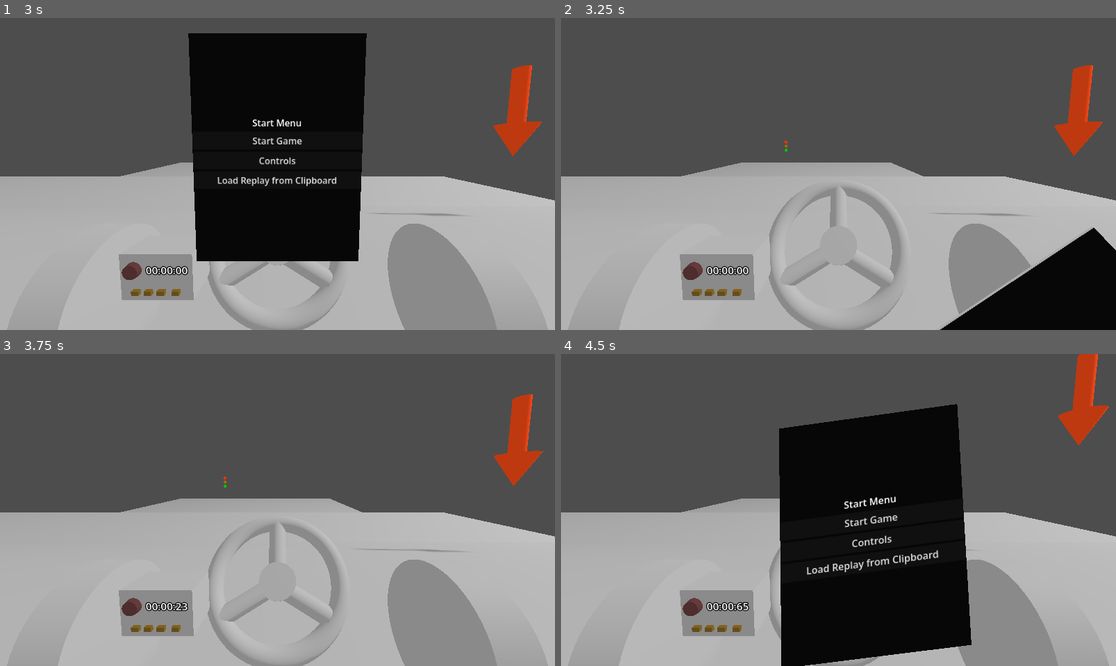
Above: before the commit, frames 1-4 (two rows, left to right).
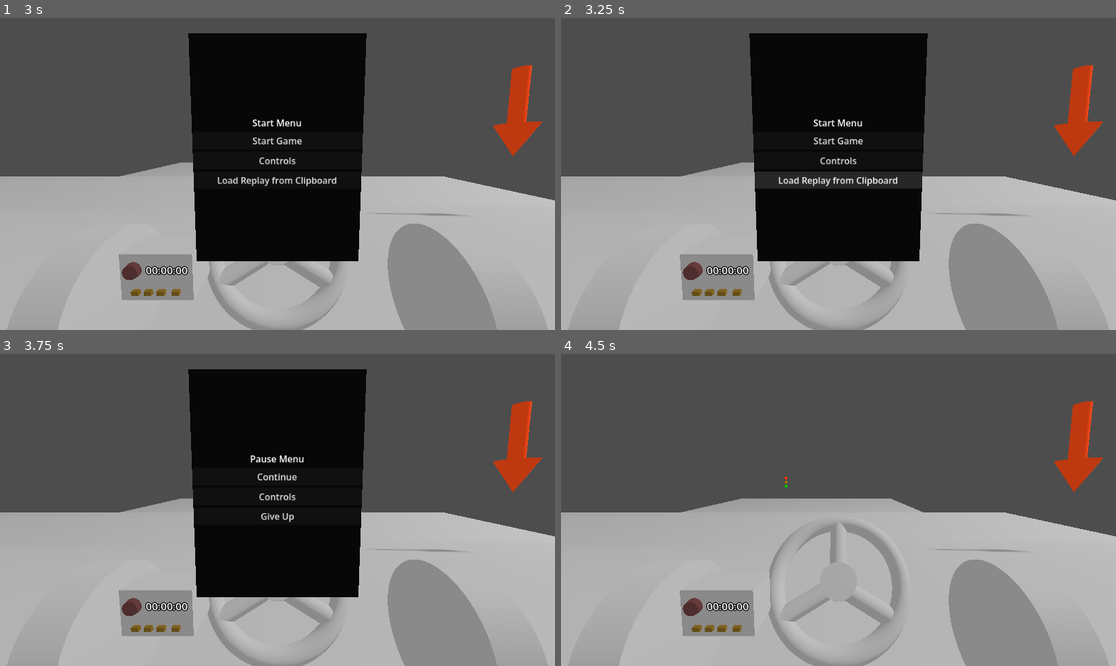
Above: after the commit, the same moments.

Repository: Lievven/connections
Game: Godot game, scene res://test_scene.tscn
Two runs of this game, one before a commit and one after it. Both use one fixed random seed, a clock stepped at 60 frames per second and the inputs below.
Inputs (mouse positions are in pixels of both pictures, inside the frame that each line leads up to):
- Up to frame 1 (3 s): tap Enter at 0.5, 2 s; move the mouse to (249, 236) at 0.52 s; hold Ctrl (break) 0.53-1.28 s; hold Space (accelerate) 0.53-2.03 s; click (249, 236) at 0.67 s; move the mouse to (444, 220) at 1.27 s; tap Ctrl (break) at 1.35, 2.85 s; move the mouse to (111, 127) at 2.02 s; hold Ctrl (break) 2.03-2.78 s; hold Left from 2.03 s (still down); tap Space (accelerate) at 2.75 s; move the mouse to (305, 174) at 2.77 s; click (305, 174) at 2.92 s
- Up to frame 2 (3.25 s): keep holding Left
- Up to frame 3 (3.75 s): move the mouse to (194, 432) at 3.52 s; release Left at 3.53 s; hold Down (ui_down) from 3.53 s (still down); hold Ctrl (break) from 3.53 s (still down)
- Up to frame 4 (4.5 s): tap Escape (pause) at 4.15 s; move the mouse to (960, 494) at 4.27 s; release Down (ui_down) at 4.28 s; release Ctrl (break) at 4.28 s; hold Right from 4.28 s (still down); tap Ctrl (break) at 4.35 s

Frame 1 is identical in both runs. In frame 2, 28% of the frame differs, in the area x 33-100%, y 4-100%; in frame 3, 23%; in frame 4, 27%.
Error before the commit: Out of bounds get index '0' (on base: 'Array[float]') (res://drive_path.gd:41)
Error after the commit: Out of bounds get index '0' (on base: 'Array[float]') (res://utilities/drive_path.gd:43)

Commit message:
Cleaned up project structure. Implemented Replay Export & Import.

Diff:
--- a/connection_manager.gd
+++ b/connection_manager.gd
@@ -5,6 +5,8 @@
 signal surrender_run
 signal start_new_run
 signal win_run
+signal export_replay
+signal import_replay
 
 
 var is_menu_active = false
--- a/pause_menu.gd
+++ b/menus/pause_menu.gd
@@ -90,9 +90,9 @@
 func _load_replay() -> void:
 	if not connection_manager.is_menu_active:
 		return
-	# TODO: implement loading replay
+	switch_menu(Menu.PAUSE)
+	connection_manager.import_replay.emit()
 	connection_manager.start_replay.emit()
-	phone_menu.deactivate_menu()
 
 
 func _start_replay() -> void:
@@ -105,7 +105,7 @@
 func _copy_replay() -> void:
 	if not connection_manager.is_menu_active:
 		return
-	print("COPY REPLAY")
+	connection_manager.export_replay.emit()
 
 
 func _return_to_main_menu() -> void:
--- a/pause_menu.tscn
+++ b/menus/pause_menu.tscn
@@ -1,6 +1,6 @@
 [gd_scene format=3 uid="uid://dl7on1flvjpxf"]
 
-[ext_resource type="Script" uid="uid://biocvt642osuq" path="res://pause_menu.gd" id="1_hdmo1"]
+[ext_resource type="Script" uid="uid://biocvt642osuq" path="res://menus/pause_menu.gd" id="1_hdmo1"]
 
 [node name="PauseMenu" type="Control" unique_id=2089833742]
 custom_minimum_size = Vector2(300, 400)
--- a/phone_menu.tscn
+++ b/menus/phone_menu.tscn
@@ -1,7 +1,7 @@
 [gd_scene format=3 uid="uid://dyhc35lhjsnfs"]
 
-[ext_resource type="Script" uid="uid://cycmg5b8v65gc" path="res://phone_menu.gd" id="1_v4yfp"]
-[ext_resource type="PackedScene" uid="uid://dl7on1flvjpxf" path="res://pause_menu.tscn" id="1_xywsr"]
+[ext_resource type="Script" uid="uid://cycmg5b8v65gc" path="res://menus/phone_menu.gd" id="1_v4yfp"]
+[ext_resource type="PackedScene" uid="uid://dl7on1flvjpxf" path="res://menus/pause_menu.tscn" id="1_xywsr"]
 
 [sub_resource type="BoxMesh" id="BoxMesh_7cbxl"]
 size = Vector3(0.3, 0.4, 0.01)
@@ -63,5 +63,6 @@
 
 [node name="PauseMenu" parent="Sprite3D/SubViewport" unique_id=2089833742 node_paths=PackedStringArray("phone_menu") instance=ExtResource("1_xywsr")]
 phone_menu = NodePath("../../..")
+switch_menu_time = 0.5
 
 [connection signal="input_event" from="Sprite3D/Area3D" to="Sprite3D" method="_on_input_event"]
--- a/vehicles/radio_interface.tscn
+++ b/menus/radio_interface.tscn
@@ -1,6 +1,6 @@
 [gd_scene format=3 uid="uid://bs6816iukwwmo"]
 
-[ext_resource type="Script" uid="uid://dgth6emwjoo72" path="res://vehicles/radio_interface.gd" id="1_gftep"]
+[ext_resource type="Script" uid="uid://dgth6emwjoo72" path="res://menus/radio_interface.gd" id="1_gftep"]
 
 [sub_resource type="BoxMesh" id="BoxMesh_3srsj"]
 size = Vector3(0.2, 0.2, 0.3)
--- a/test_scene.tscn
+++ b/test_scene.tscn
@@ -1,12 +1,12 @@
 [gd_scene format=3 uid="uid://bvd6yq4ljpman"]
 
-[ext_resource type="PackedScene" uid="uid://dyhc35lhjsnfs" path="res://phone_menu.tscn" id="2_8pr8v"]
+[ext_resource type="PackedScene" uid="uid://dyhc35lhjsnfs" path="res://menus/phone_menu.tscn" id="2_8pr8v"]
+[ext_resource type="Script" uid="uid://b3i36872q1ksy" path="res://utilities/choice_path.gd" id="3_8pr8v"]
 [ext_resource type="PackedScene" uid="uid://c4845dvr05npt" path="res://vehicles/vehicle_body.tscn" id="3_sasra"]
-[ext_resource type="PackedScene" uid="uid://hqh8o2gdyqi" path="res://checkpoint.tscn" id="5_2nij2"]
-[ext_resource type="Script" uid="uid://b3i36872q1ksy" path="res://choice_path.gd" id="6_7cbxl"]
-[ext_resource type="PackedScene" uid="uid://bq72yucdwefcj" path="res://bike_spawner.tscn" id="6_8pr8v"]
-[ext_resource type="PackedScene" uid="uid://c4ttgqecubvhg" path="res://drive_path.tscn" id="6_buypi"]
-[ext_resource type="PackedScene" uid="uid://duwyyuvh5oc7d" path="res://traffic_light.tscn" id="7_8pr8v"]
+[ext_resource type="PackedScene" uid="uid://hqh8o2gdyqi" path="res://utilities/checkpoint.tscn" id="5_2nij2"]
+[ext_resource type="PackedScene" uid="uid://bq72yucdwefcj" path="res://utilities/bike_spawner.tscn" id="6_8pr8v"]
+[ext_resource type="PackedScene" uid="uid://c4ttgqecubvhg" path="res://utilities/drive_path.tscn" id="6_buypi"]
+[ext_resource type="PackedScene" uid="uid://duwyyuvh5oc7d" path="res://utilities/traffic_light.tscn" id="7_8pr8v"]
 
 [sub_resource type="BoxShape3D" id="BoxShape3D_6adnx"]
 size = Vector3(100, 14, 100)
@@ -150,47 +150,40 @@
 [node name="Marker" type="Marker3D" parent="VehicleBody3D" unique_id=18874712]
 transform = Transform3D(0.2963583, 0.18280986, -0.9374179, -0.9550768, 0.05672551, -0.29087874, 9.1749985e-09, 0.9815104, 0.19140853, -0.3947153, 0.4856944, -0.13423538)
 
-[node name="ChoicePath" type="Path3D" parent="." unique_id=1315854618 node_paths=PackedStringArray("connections")]
+[node name="ChoicePath" type="Path3D" parent="." unique_id=1315854618]
 transform = Transform3D(1, 0, 0, 0, 1, 0, 0, 0, 1, 0, 8, 39)
 curve = SubResource("Curve3D_8pr8v")
-script = ExtResource("6_7cbxl")
-connections = [NodePath("ChoicePath4"), NodePath("ChoicePath2")]
-metadata/_custom_type_script = "uid://b3i36872q1ksy"
-
-[node name="ChoicePath4" type="Path3D" parent="ChoicePath" unique_id=747784266 node_paths=PackedStringArray("connections")]
+script = ExtResource("3_8pr8v")
+metadata/_custom_type_script = "uid://b3i36872q1ksy"
+
+[node name="ChoicePath4" type="Path3D" parent="ChoicePath" unique_id=747784266]
 transform = Transform3D(1, 0, 0, 0, 1, 0, 0, 0, 1, 8, -3, -23)
 curve = SubResource("Curve3D_rpuu0")
-script = ExtResource("6_7cbxl")
-connections = [NodePath("../ChoicePath")]
-max_bikes = 3
-metadata/_custom_type_script = "uid://b3i36872q1ksy"
-
-[node name="ChoicePath" type="Path3D" parent="ChoicePath" unique_id=1984186258 node_paths=PackedStringArray("traffic_light", "connections")]
+script = ExtResource("3_8pr8v")
+metadata/_custom_type_script = "uid://b3i36872q1ksy"
+
+[node name="ChoicePath" type="Path3D" parent="ChoicePath" unique_id=1984186258]
 transform = Transform3D(1, 0, 0, 0, 1, 0, 0, 0, 1, 0, -3, -39)
 curve = SubResource("Curve3D_buypi")
-script = ExtResource("6_7cbxl")
-traffic_light = NodePath("../../TrafficLight")
-connections = [NodePath("../ChoicePath5")]
-metadata/_custom_type_script = "uid://b3i36872q1ksy"
-
-[node name="ChoicePath2" type="Path3D" parent="ChoicePath" unique_id=1126348419 node_paths=PackedStringArray("connections")]
+script = ExtResource("3_8pr8v")
+metadata/_custom_type_script = "uid://b3i36872q1ksy"
+
+[node name="ChoicePath2" type="Path3D" parent="ChoicePath" unique_id=1126348419]
 transform = Transform3D(1, 0, 0, 0, 1, 0, 0, 0, 1, -14, -4, -28)
 curve = SubResource("Curve3D_njel3")
-script = ExtResource("6_7cbxl")
-connections = [NodePath("../ChoicePath3")]
+script = ExtResource("3_8pr8v")
 metadata/_custom_type_script = "uid://b3i36872q1ksy"
 
 [node name="ChoicePath3" type="Path3D" parent="ChoicePath" unique_id=1012526824]
 transform = Transform3D(1, 0, 0, 0, 1, 0, 0, 0, 1, 31, -6, -114)
 curve = SubResource("Curve3D_vr1i5")
-script = ExtResource("6_7cbxl")
-metadata/_custom_type_script = "uid://b3i36872q1ksy"
-
-[node name="ChoicePath5" type="Path3D" parent="ChoicePath" unique_id=1034848467 node_paths=PackedStringArray("connections")]
+script = ExtResource("3_8pr8v")
+metadata/_custom_type_script = "uid://b3i36872q1ksy"
+
+[node name="ChoicePath5" type="Path3D" parent="ChoicePath" unique_id=1034848467]
 transform = Transform3D(1, 0, 0, 0, 1, 0, 0, 0, 1, 26, 0, -135)
 curve = SubResource("Curve3D_coq8p")
-script = ExtResource("6_7cbxl")
-connections = [NodePath("../ChoicePath3")]
+script = ExtResource("3_8pr8v")
 metadata/_custom_type_script = "uid://b3i36872q1ksy"
 
 [node name="BikeSpawner" parent="ChoicePath" unique_id=1282200984 node_paths=PackedStringArray("entry_path") instance=ExtResource("6_8pr8v")]
--- a/ChoicePath.tscn
+++ b/utilities/ChoicePath.tscn
@@ -1,6 +1,6 @@
 [gd_scene format=3 uid="uid://hbo41845be8g"]
 
-[ext_resource type="Script" uid="uid://b3i36872q1ksy" path="res://choice_path.gd" id="1_a8kw0"]
+[ext_resource type="Script" uid="uid://b3i36872q1ksy" path="res://utilities/choice_path.gd" id="1_a8kw0"]
 
 [node name="ChoicePath" type="Path3D" unique_id=747330257]
 script = ExtResource("1_a8kw0")
--- a/bike_spawner.tscn
+++ b/utilities/bike_spawner.tscn
@@ -1,6 +1,6 @@
 [gd_scene format=3 uid="uid://bq72yucdwefcj"]
 
-[ext_resource type="Script" uid="uid://dgmehr15q7ur5" path="res://bike_spawner.gd" id="1_0fhwy"]
+[ext_resource type="Script" uid="uid://dgmehr15q7ur5" path="res://utilities/bike_spawner.gd" id="1_0fhwy"]
 [ext_resource type="PackedScene" uid="uid://d15y0x3eg26qp" path="res://vehicles/character_bike.tscn" id="2_o0hno"]
 
 [node name="BikeSpawner" type="Area3D" unique_id=1927963118]
--- a/checkpoint.tscn
+++ b/utilities/checkpoint.tscn
@@ -1,7 +1,7 @@
 [gd_scene format=3 uid="uid://hqh8o2gdyqi"]
 
-[ext_resource type="Material" uid="uid://cc1rverjnfna8" path="res://checkpoint_arrow_material.tres" id="1_luqgl"]
-[ext_resource type="Script" uid="uid://dbu3o3jdea6cg" path="res://checkpoint.gd" id="1_r6hke"]
+[ext_resource type="Material" uid="uid://cc1rverjnfna8" path="res://utilities/checkpoint_arrow_material.tres" id="1_luqgl"]
+[ext_resource type="Script" uid="uid://dbu3o3jdea6cg" path="res://utilities/checkpoint.gd" id="1_r6hke"]
 
 [sub_resource type="CylinderMesh" id="CylinderMesh_njsvn"]
 top_radius = 1.0
--- a/drive_path.gd
+++ b/utilities/drive_path.gd
@@ -18,6 +18,8 @@
 
 func _ready() -> void:
 	connection_manager.start_replay.connect(start_replay)
+	connection_manager.import_replay.connect(import_drive_path)
+	connection_manager.export_replay.connect(export_drive_path)
 
 
 func _process(delta: float) -> void:
@@ -101,3 +103,73 @@
 	steerings.clear()
 	last_timestamp = 0
 	replay_step = 0
+
+
+func import_drive_path():
+	var json = JSON.new()
+	var sanity_check = json.parse(DisplayServer.clipboard_get())
+	if sanity_check != OK:
+		print("INVALID JSON")
+		return
+
+	var dict = json.data
+
+	timestamps.assign(dict["timestamps"])
+	if not timestamps:
+		print("NO VALID TIMESTAMPS")
+		return
+	var sample_count = timestamps.size()
+
+	if not dict["bases"] or dict["bases"].size() != sample_count:
+		print("NO VALID BASES")
+		return
+	angles = []
+	angles.resize(sample_count)
+	var i = 0
+	for b in dict["bases"]:
+		angles[i] = read_base(b)
+		i+= 1
+
+	steerings.assign(dict["steerings"])
+	if not steerings or steerings.size() != sample_count:
+		print("NO VALID STEERING")
+		return
+
+	var points = dict["points"]
+	if not points or points.size() != sample_count:
+		print("NO VALID POINTS")
+		return
+	curve.clear_points()
+	for p in points:
+		curve.add_point(read_vector(p))
+
+
+func export_drive_path():
+	print("EXPORT")
+	var dict: Dictionary = {}
+	var points: Array[Vector3] = []
+	points.resize(curve.point_count)
+	for i in curve.point_count:
+		points[i] = curve.get_point_position(i)
+
+	dict["points"] = points
+	dict["timestamps"] = timestamps
+	dict["bases"] = angles
+	dict["steerings"] = steerings
+
+	var path: String = JSON.stringify(dict)
+	DisplayServer.clipboard_set(path)
+
+
+func read_vector(stringified: String) -> Vector3:
+	var num_strings = stringified.remove_chars("XYZ[()]:,").split(" ")
+	return Vector3(num_strings[0].to_float(), num_strings[1].to_float(), num_strings[2].to_float())
+
+
+func read_base(stringified: String) -> Basis:
+	var new_base = Basis()
+	var num_strings = stringified.remove_chars("XYZ[()]:,").split(" ")
+	new_base.x = Vector3(num_strings[1].to_float(), num_strings[2].to_float(), num_strings[3].to_float())
+	new_base.y = Vector3(num_strings[5].to_float(), num_strings[6].to_float(), num_strings[7].to_float())
+	new_base.z = Vector3(num_strings[9].to_float(), num_strings[10].to_float(), num_strings[11].to_float())
+	return new_base
--- a/drive_path.tscn
+++ b/utilities/drive_path.tscn
@@ -1,6 +1,6 @@
 [gd_scene format=3 uid="uid://c4ttgqecubvhg"]
 
-[ext_resource type="Script" uid="uid://c121ns2voswji" path="res://drive_path.gd" id="1_8nmjh"]
+[ext_resource type="Script" uid="uid://c121ns2voswji" path="res://utilities/drive_path.gd" id="1_8nmjh"]
 
 [sub_resource type="Curve3D" id="Curve3D_8nmjh"]
 
--- a/traffic_light.tscn
+++ b/utilities/traffic_light.tscn
@@ -1,6 +1,6 @@
 [gd_scene format=3 uid="uid://duwyyuvh5oc7d"]
 
-[ext_resource type="Script" uid="uid://bvu6amg1y45ba" path="res://traffic_light.gd" id="1_4ucqr"]
+[ext_resource type="Script" uid="uid://bvu6amg1y45ba" path="res://utilities/traffic_light.gd" id="1_4ucqr"]
 
 [sub_resource type="SphereMesh" id="SphereMesh_qpq6m"]
 radius = 0.25
--- a/vehicles/vehicle_body.tscn
+++ b/vehicles/vehicle_body.tscn
@@ -1,7 +1,7 @@
 [gd_scene format=3 uid="uid://c4845dvr05npt"]
 
 [ext_resource type="Script" uid="uid://bg5rlhhhu5w0a" path="res://vehicles/vehicle_body.gd" id="1_3hh48"]
-[ext_resource type="PackedScene" uid="uid://bs6816iukwwmo" path="res://vehicles/radio_interface.tscn" id="2_1igo3"]
+[ext_resource type="PackedScene" uid="uid://bs6816iukwwmo" path="res://menus/radio_interface.tscn" id="2_1igo3"]
 
 [sub_resource type="PhysicsMaterial" id="PhysicsMaterial_1igo3"]
 bounce = 1.0
Renamed: pause_menu.gd.uid -> menus/pause_menu.gd.uid
Renamed: phone_menu.gd -> menus/phone_menu.gd
Renamed: phone_menu.gd.uid -> menus/phone_menu.gd.uid
Renamed: vehicles/radio_interface.gd -> menus/radio_interface.gd
Renamed: vehicles/radio_interface.gd.uid -> menus/radio_interface.gd.uid
Renamed: bike_spawner.gd -> utilities/bike_spawner.gd
Renamed: bike_spawner.gd.uid -> utilities/bike_spawner.gd.uid
Renamed: checkpoint.gd -> utilities/checkpoint.gd
Renamed: checkpoint.gd.uid -> utilities/checkpoint.gd.uid
Renamed: checkpoint_arrow_material.tres -> utilities/checkpoint_arrow_material.tres
Renamed: choice_path.gd -> utilities/choice_path.gd
Renamed: choice_path.gd.uid -> utilities/choice_path.gd.uid
(and 3 more such lines)
